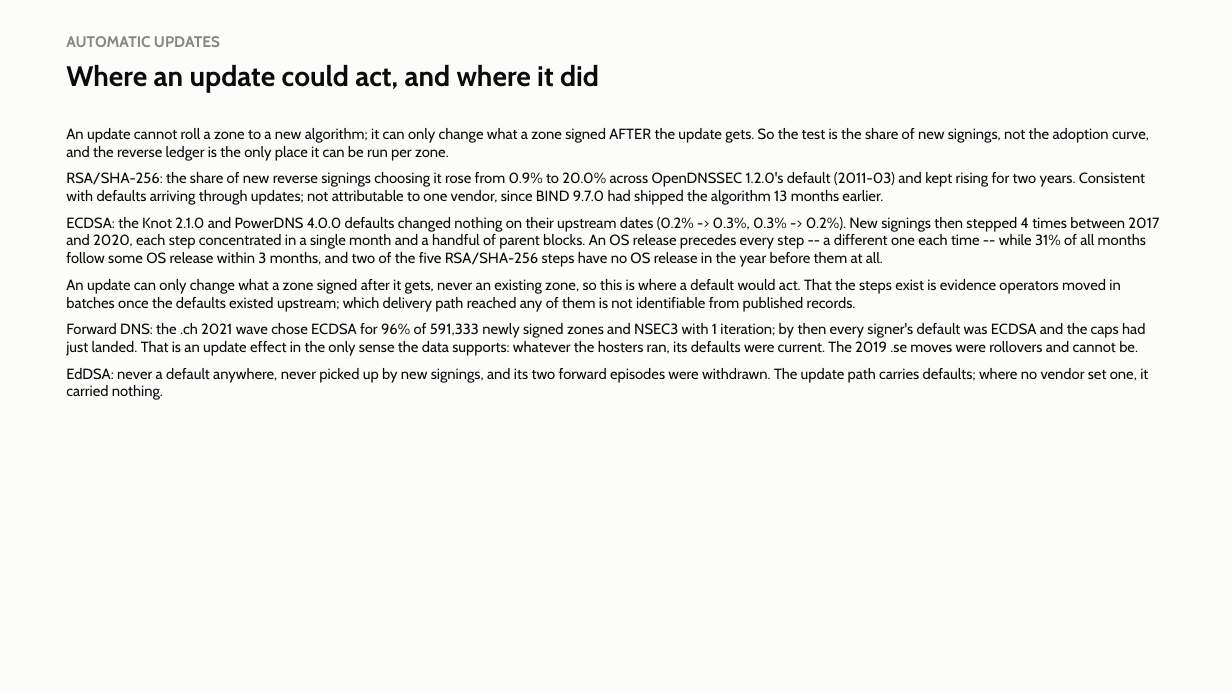
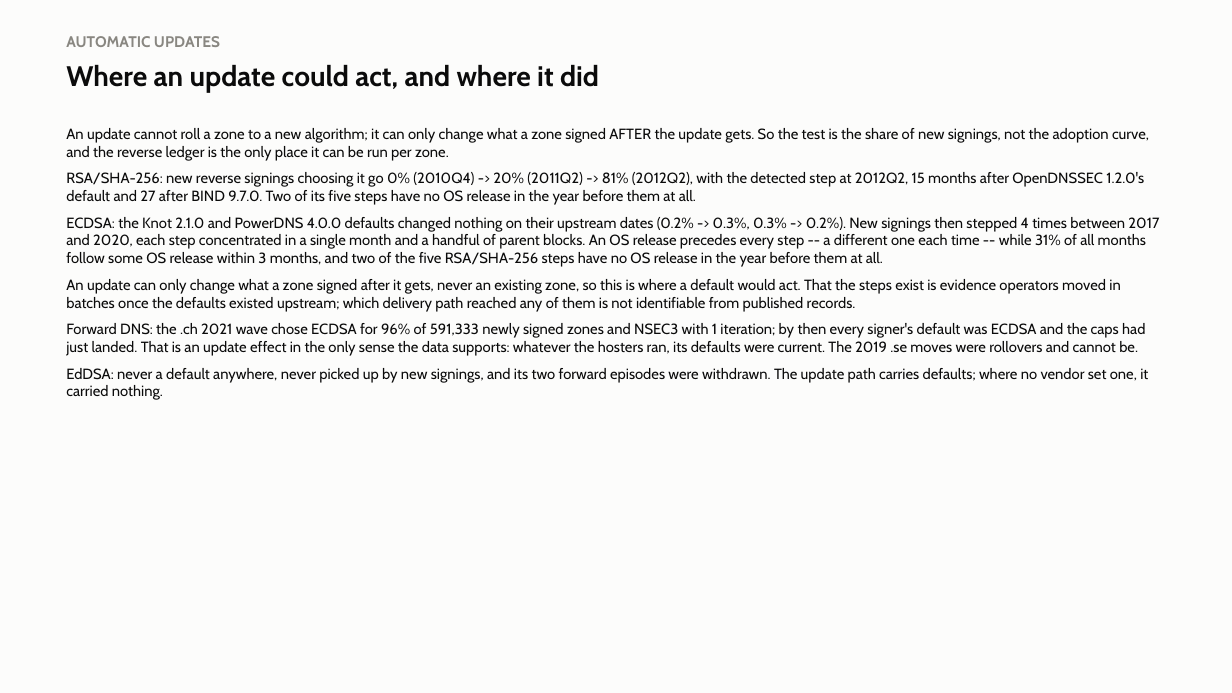
Before and after one commit to j776w781/rfc_adoption, a slide deck: slide 23 of out/analysis/dnssec_program_rfc_cases.pptx. Drawn at 1232x693 pixels with LibreOffice and Linux fonts; fonts in the diff are those of the drawing. Boxes give left, top, right and bottom in pixels: in the first picture for what was removed or moved away, otherwise in the second. Text is boxed around its words. In the diff, an @@ line names an element or a change of style, - is before the commit and + after.

```diff
--- a/out/analysis/dnssec_program_rfc_cases.pptx
+++ b/out/analysis/dnssec_program_rfc_cases.pptx
@@ text at [66, 172, 1144, 205]: text changed @@
-RSA/SHA-256: the share of new reverse signings choosing it rose from 0.9% to 20.0% across OpenDNSSEC 1.2.0's default (2011-03) and kept rising for two years. Consistent with defaults arriving through updates; not attributable to one vendor, since BIND 9.7.0 had shipped the algorithm 13 months earlier.
+RSA/SHA-256: new reverse signings choosing it go 0% (2010Q4) -> 20% (2011Q2) -> 81% (2012Q2), with the detected step at 2012Q2, 15 months after OpenDNSSEC 1.2.0's default and 27 after BIND 9.7.0. Two of its five steps have no OS release in the year before them at all.
```
Also in this commit, not shown: 1 other slide changed, 8 other files.
